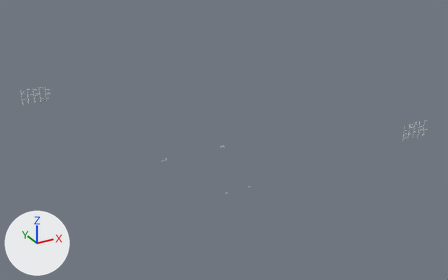
The glTF model crates/client/assets/models/overpass/overpass_light_cyan.glb as it was, and as the next commit left it.
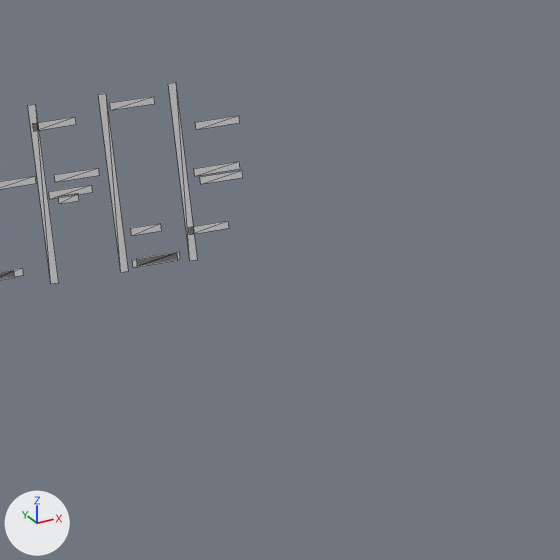
The first picture shows the older version from a 50 mm lens placed at (-121.4, -229.5, 132.7), pointed at (3.5, -2.4, 19.2). The close-ups show the older and then the newer version on the part from 7% to 17% of the width and 28% to 45% of the height of that picture. Only the edits that show in the close-ups are written down. Arrows for +X, +Y and +Z are at lower left; the lights stay in place. The close-ups show mesh edges as thin lines.

Objects in the first close-up: 'light_cyan'.
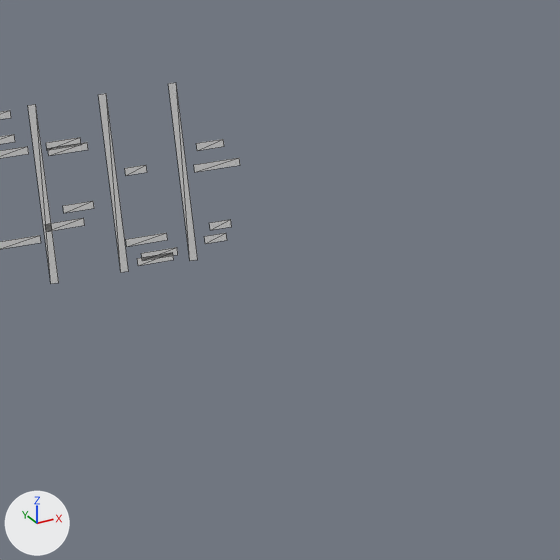
Changed parts and their boxes (x1, y1, x2, y2) in the close-ups (560 x 560 px; the box of a moved part takes in the faces that stretch with it):
'light_cyan', reshaped: before (0, 83, 243, 284); after (0, 83, 240, 284)
part 1 of me_light_cyan, moved or reshaped: before (33, 117, 76, 131); after (48, 142, 88, 156)
part 2 of me_light_cyan, moved or reshaped: before (137, 251, 180, 265); after (126, 233, 168, 247)
part 3 of me_light_cyan, moved or reshaped: before (194, 161, 240, 176); after (194, 158, 240, 172)
part 4 of me_light_cyan, moved or reshaped: before (0, 96, 243, 280); after (0, 110, 232, 266)

Diff of the bpy script that builds the scene:
```diff
--- a/crates/client/assets/models/overpass/overpass_light_cyan.glb.py
+++ b/crates/client/assets/models/overpass/overpass_light_cyan.glb.py
@@ me_light_cyan @@
 # used by ob_light_cyan; location = (0.0, 0.0, 0.0)
-me_light_cyan.from_pydata(...)  # 572 vertices, 286 faces; spans x -72.0..71.8, y -57.5..57.5, z 2.6..37.6
+me_light_cyan.from_pydata(...)  # 572 vertices, 286 faces; spans x -72.0..71.4, y -57.5..57.5, z 2.6..37.6
+# me_light_cyan part 1: the loose piece of 4 vertices spanning x -66.3..-64.6, y 57.5, z 36.5..36.8 is moved by (0.4, 0.0, -1.1)
+# me_light_cyan part 2: the loose piece of 4 vertices spanning x -62.9..-61.2, y 57.5, z 30.2..30.5 is moved by (-0.4, 0.0, 0.9)
+# me_light_cyan part 3: the loose piece of 4 vertices spanning x -60.2..-58.3, y 57.5, z 33.6..33.9 is moved by (0.0, 0.0, 0.2)
+# me_light_cyan part 4: 52 of 572 vertices moved; they spanned x -69.0..-58.1, y 57.5, z 30.1..37.4 and now span x -68.9..-58.9, y 57.5, z 30.2..37.5; mean shift (0.1, 0.0, 0.1); largest move (-63.2, 57.5, 36.9) -> (-62.9, 57.5, 30.2)
+# other edits to the shape of me_light_cyan do not show in these pictures
 me_light_cyan.materials.append(mat_defaultmaterial)
```
